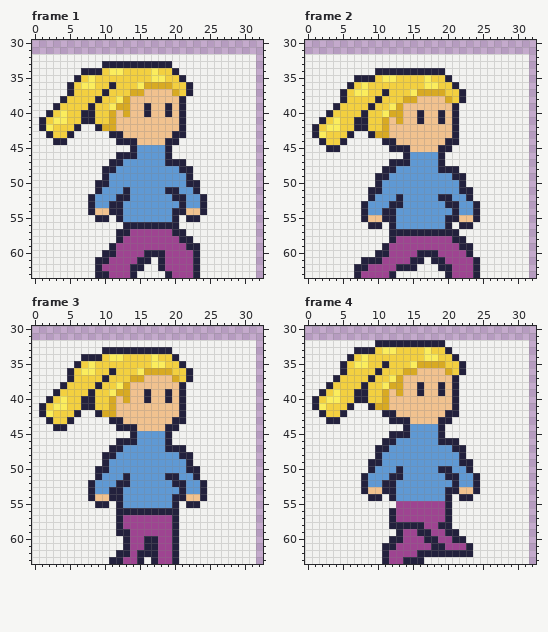
Pixel-art file -- characters/characters.aseprite. This is how it looked before the edit.
64x64 pixels, 8 frames. Shown: frame 1: x 0..32, y 30..63; frame 2: x 0..32, y 30..63; frame 3: x 0..32, y 30..63; frame 4: x 0..32, y 30..63. The commit also changed other frames, which this record leaves out.
New version:
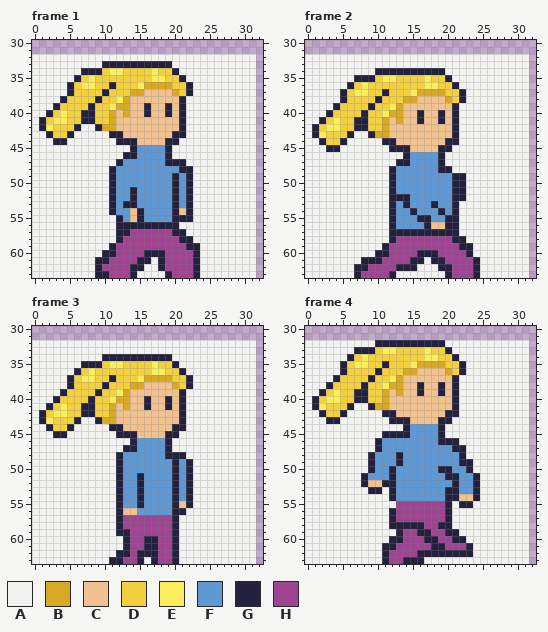
Palette (. is transparent): A #f2f2f0  B #d8aa23  C #f1c28f  D #f3d040  E #fbed5d  F #5f99d4  G #23213d  H #9e4491
Changes in this commit:
layer "c1" now hidden
layer "c1 #2" added
--- frame 1, layer "c1 #2"
@@ x 6..26 @@
 45 AAAAAAAAGFFFFGAAAAAAA
-46 AAAAAAGGGFFFFGAAAAAAA
-47 AAAAAGGFFFFFFGGGAAAAA
-48 AAAAGGFFFFFFFFFGGAAAA
-49 AAAAGFFFFFFFFFFFGAAAA
-50 AAAGGFFFFFFFFFFFGGAAA
-51 AAAGFFFGFFFFFGGFFGAAA
-52 AAGFFFGGFFFFFFGGFFGAA
-53 AAGFFGGFFFFFFFFGFFGAA
-54 AAGCCGGFFFFFFFGGCCGAA
-55 AAAGGAGFFFFFFFGAGGAAA
-56 AAAAAAAGGGGGGGGAAAAAA
+46 AAAAAAAGGFFFFGAAAAAAA
+47 AAAAAAGFFFFFFGGGAAAAA
+48 AAAAAGFFFFFFFFFGGAAAA
+49 AAAAAGFFFFFFFFGFGAAAA
+50 AAAAAGFFFFFFFFGFGAAAA
+51 AAAAAGFFGFFFFFGFGAAAA
+52 AAAAAGFFGFFFFFGFGAAAA
+53 AAAAAGFGGFFFFFGFGAAAA
+54 AAAAAGFFCGFFFFGCGAAAA
+55 AAAAAAGFCGFFFFGGGAAAA
+56 AAAAAAGGGGGGGGGAAAAAA
 57 AAAAAAGGHHHHHHGGAAAAA
--- frame 2, layer "c1 #2"
@@ x 6..26 @@
 46 AAAAAAAAGFFFFGAAAAAAA
-47 AAAAAAGGGFFFFGAAAAAAA
-48 AAAAAGGFFFFFFGGGAAAAA
-49 AAAAGGFFFFFFFFFGGAAAA
-50 AAAAGFFFFFFFFFFFGAAAA
-51 AAAGGFFFFFFFFFFFGGAAA
-52 AAAGFFFGFFFFFGGFFGAAA
-53 AAGFFFGGFFFFFFGGFFGAA
-54 AAGFFGGFFFFFFFFGFFGAA
-55 AAGCCGGFFFFFFFGGCCGAA
-56 AAAGGAGFFFFFFFGAGGAAA
+47 AAAAAAAGGFFFFGAAAAAAA
+48 AAAAAAGFFFFFFGGAAAAAA
+49 AAAAAAGFFFFFFFFGGAAAA
+50 AAAAAAGFFFFFFFFGGAAAA
+51 AAAAAAGFFFFFFFFGGAAAA
+52 AAAAAAGGGFFFFFFGGAAAA
+53 AAAAAAGFGFFFGFFGAAAAA
+54 AAAAAAGFFGFFFGFGAAAAA
+55 AAAAAAGFFFGGFFGGAAAAA
+56 AAAAAAGFFFFGCCGGAAAAA
 57 AAAAAAGGGGGGGGGGAAAAA
--- frame 3
@@ x 0..32 @@
 32 AAAAAAAAAAAAAAAAAAAAAAAAAAAAAAAA.
-33 AAAAAAAAAAGGGGGGGGGGAAAAAAAAAAAA.
-34 AAAAAAAGGGDEEDDDDEDDGAAAAAAAAAAA.
-35 AAAAAAGDEDDDDDDDDEEDDGAAAAAAAAAA.
-36 AAAAAGDEEDDGDDDEBBBBDDGAAAAAAAAA.
-37 AAAAAGDDDDGDDDBBCCCCBDGAAAAAAAAA.
-38 AAAAGDDDDGDDEBCCCCCCCGAAAAAAAAAA.
-39 AAAGDDDDGDDEBBCCGCCGCGAAAAAAAAAA.
-40 AAGDEDDGGDDBCBCCGCCGCGAAAAAAAAAA.
-41 AGDEEDDGGDDBCCCCCCCCCGAAAAAAAAAA.
-42 AGEDDDGAAGBBCCCCCCCCCGAAAAAAAAAA.
-43 AAGDDGAAAAAGGCCCCCCCGGAAAAAAAAAA.
-44 AAAGGAAAAAAAGGGCCCCGGAAAAAAAAAAA.
-45 AAAAAAAAAAAAAAGFFFFGAAAAAAAAAAAA.
-46 AAAAAAAAAAAAGGGFFFFGAAAAAAAAAAAA.
-47 AAAAAAAAAAAGGFFFFFFGGGAAAAAAAAAA.
-48 AAAAAAAAAAGGFFFFFFFFFGGAAAAAAAAA.
-49 AAAAAAAAAAGFFFFFFFFFFFGAAAAAAAAA.
-50 AAAAAAAAAGGFFFFFFFFFFFGGAAAAAAAA.
-51 AAAAAAAAAGFFFGFFFFFGGFFGAAAAAAAA.
-52 AAAAAAAAGFFFGGFFFFFFGGFFGAAAAAAA.
-53 AAAAAAAAGFFGGFFFFFFFFGFFGAAAAAAA.
-54 AAAAAAAAGCCGGFFFFFFFGGCCGAAAAAAA.
-55 AAAAAAAAAGGAGFFFFFFFGAGGAAAAAAAA.
-56 AAAAAAAAAAAAGGGGGGGGGAAAAAAAAAAA.
+33 AAAAAAAAAAAAAAAAAAAAAAAAAAAAAAAA.
+34 AAAAAAAAAAGGGGGGGGGGAAAAAAAAAAAA.
+35 AAAAAAAGGGDEEDDDDEDDGAAAAAAAAAAA.
+36 AAAAAAGDEDDDDDDDDEEDDGAAAAAAAAAA.
+37 AAAAAGDEEDDGDDDEBBBBDDGAAAAAAAAA.
+38 AAAAAGDDDDGDDDBBCCCCBDGAAAAAAAAA.
+39 AAAAGDDDDGDDEBCCCCCCCGAAAAAAAAAA.
+40 AAAGDDDDGDDEBBCCGCCGCGAAAAAAAAAA.
+41 AAGDEDDGGDDBCBCCGCCGCGAAAAAAAAAA.
+42 AGDEEDDGGDDBCCCCCCCCCGAAAAAAAAAA.
+43 AGEDDDGAAGBBCCCCCCCCCGAAAAAAAAAA.
+44 AAGDDGAAAAAGGCCCCCCCGGAAAAAAAAAA.
+45 AAAGGAAAAAAAGGGCCCCGGAAAAAAAAAAA.
+46 AAAAAAAAAAAAAAGFFFFGAAAAAAAAAAAA.
+47 AAAAAAAAAAAAAGGFFFFGAAAAAAAAAAAA.
+48 AAAAAAAAAAAAGFFFFFFGGGAAAAAAAAAA.
+49 AAAAAAAAAAAAGFFFFFFFGFGAAAAAAAAA.
+50 AAAAAAAAAAAAGFFFFFFFGFGAAAAAAAAA.
+51 AAAAAAAAAAAAGFFGFFFFGFGAAAAAAAAA.
+52 AAAAAAAAAAAAGFFGFFFFGFGAAAAAAAAA.
+53 AAAAAAAAAAAAGFFGFFFFGFGAAAAAAAAA.
+54 AAAAAAAAAAAAGFFGFFFFGFGAAAAAAAAA.
+55 AAAAAAAAAAAAGFFGFFFFGCGAAAAAAAAA.
+56 AAAAAAAAAAAAGCCFFFFFGGAAAAAAAAAA.
 57 AAAAAAAAAAAAGHHHHHHHGAAAAAAAAAAA.
--- frame 4, layer "c1 #2"
@@ x 6..26 @@
 44 AAAAAAAAGFFFFGAAAAAAA
-45 AAAAAAGGGFFFFGAAAAAAA
-46 AAAAAGGFFFFFFGGGAAAAA
-47 AAAAGGFFFFFFFFFGGAAAA
-48 AAAAGFFFFFFFFFFFGAAAA
-49 AAAGGFFFFFFFFFFFGGAAA
-50 AAAGFFFGFFFFFGGFFGAAA
-51 AAGFFFGGFFFFFFGGFFGAA
-52 AAGFFGGFFFFFFFFGFFGAA
-53 AAGCCGGFFFFFFFGGCCGAA
-54 AAAGGAGFFFFFFFGAGGAAA
-55 AAAAAAAHHHHHHHGAAAAAA
+45 AAAAAGGGGFFFFGAAAAAAA
+46 AAAAGFFFFFFFFGGGAAAAA
+47 AAAAGFFFFFFFFFFGGAAAA
+48 AAAGFFFGFFFFFFFFGAAAA
+49 AAAGFFFGFFFFFFFFGGAAA
+50 AAAGFFGFFFFFFGGFFGAAA
+51 AAGFFFGFFFFFFFGGFFGAA
+52 AAGCCGGFFFFFFFFGFFGAA
+53 AAAGGAGFFFFFFFGGFFGAA
+54 AAAAAAGFFFFFFFGGCCGAA
+55 AAAAAAAHHHHHHHGAGGAAA
 56 AAAAAAGHHHHHHHGAAAAAA
Changed places in both pictures, as pixel boxes (x1, y1, x2, y2):
changed: (88, 152, 207, 229)
changed: (361, 159, 480, 229)
changed: (39, 347, 207, 515)
changed: (361, 431, 403, 501)
changed: (452, 487, 480, 508)
